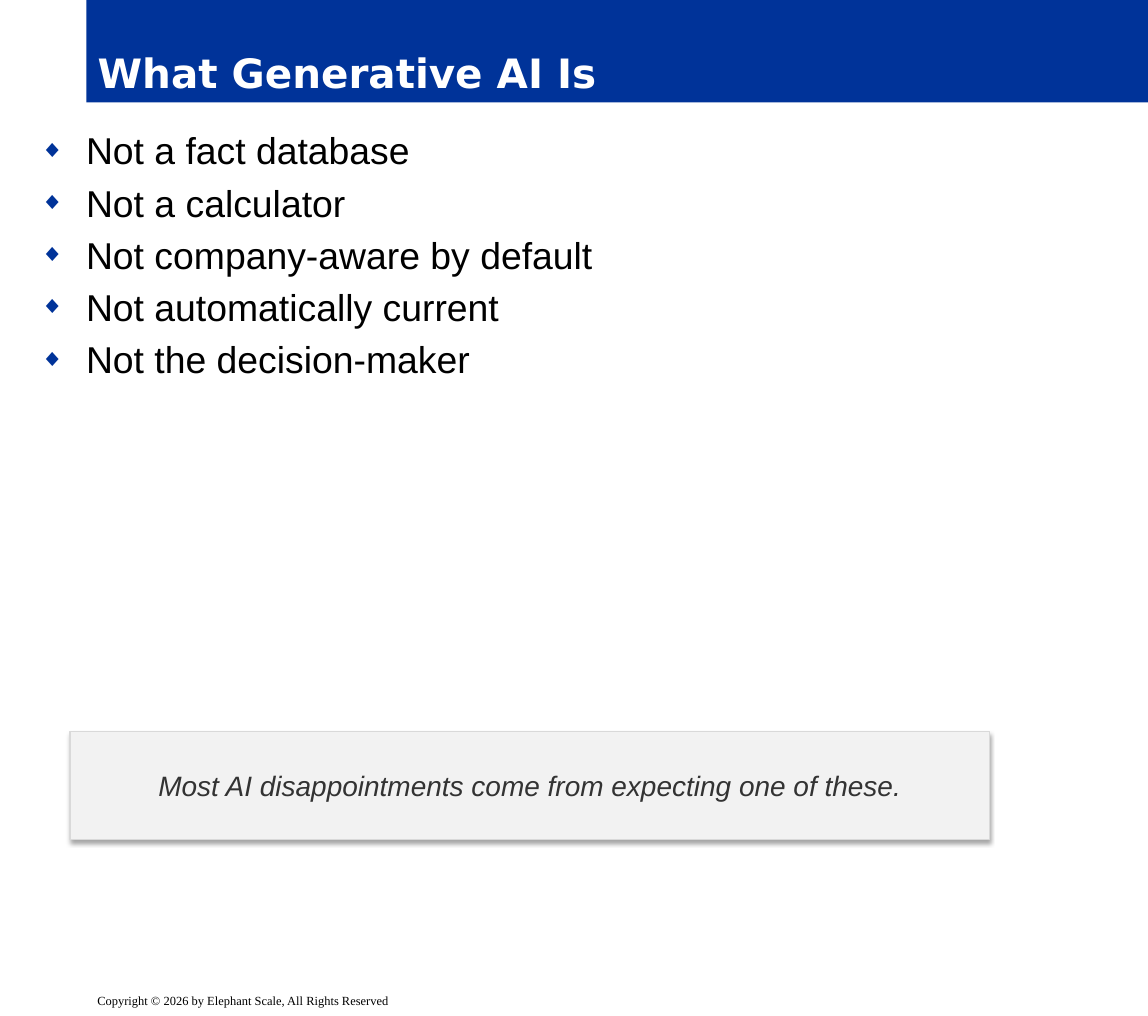
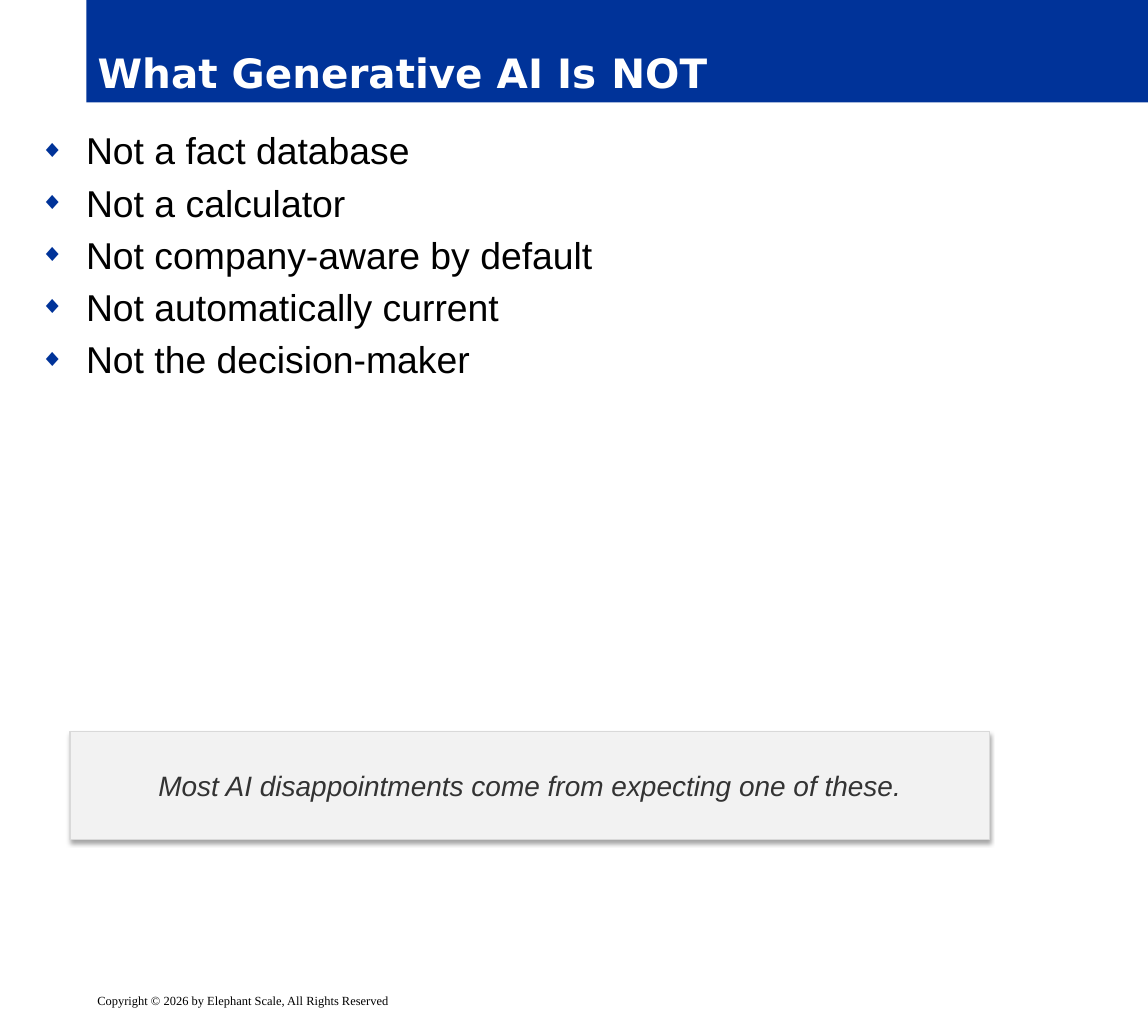
Before and after one commit to elephantscale/ai-automation-essentials, a slide deck: slide 4 of slides/release/01-foundations.pptx. Drawn at 1148x1016 pixels with LibreOffice and Linux fonts; fonts in the diff are those of the drawing; background and template pictures are left out. Boxes give left, top, right and bottom in pixels: in the first picture for what was removed or moved away, otherwise in the second. Text is boxed around its words. In the diff, an @@ line names an element or a change of style, - is before the commit and + after.

Commit message:
fix

```diff
--- a/slides/release/01-foundations.pptx
+++ b/slides/release/01-foundations.pptx
@@ title at <box>98,57,707,89</box>: text changed @@
-What Generative AI Is
+What Generative AI Is NOT
```
